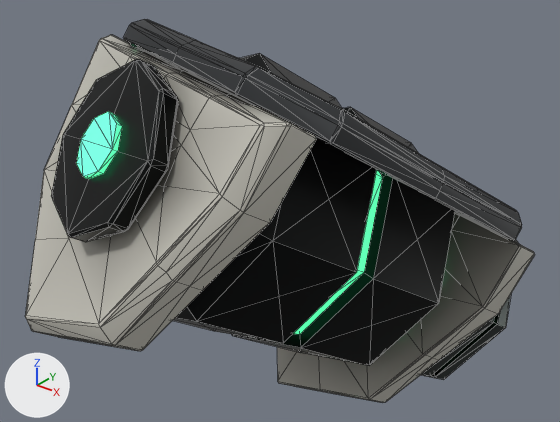
The glTF model assets/export/models/bastion.elbow_back_left.glb: old version first, new version second.
Both versions are drawn from a camera (50 mm lens) standing at (1.599, -2.013, 1.031) and looking at (-0.062, 0.064, -0.257). The axes (+X, +Y, +Z) are drawn at lower left. The lights are the same throughout. The first picture is the older version. Mesh edges are drawn as thin lines. Vertices at exactly the same position are counted once.
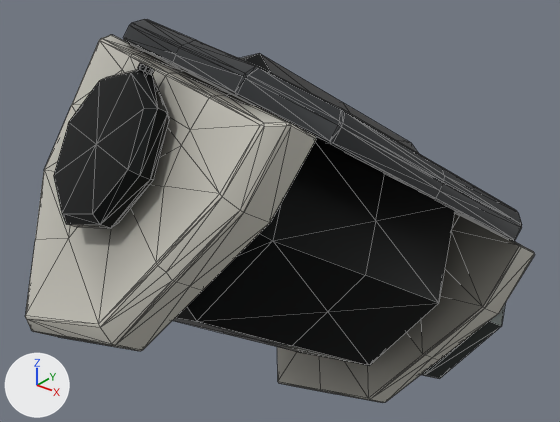
Changed parts and their boxes (x1, y1, x2, y2) in the pictures (560 x 422 px; the box of a moved part takes in the faces that stretch with it):
part 1 of me_mesh_0, added
    after: (138, 63, 154, 75)
part 2 of me_mesh_0, deleted
    before: (77, 112, 122, 179)
part 3 of me_mesh_0, moved or reshaped
    before: (421, 239, 519, 379)
    after: (421, 240, 515, 378)
part 4 of me_mesh_0, reshaped
    before: (51, 44, 316, 242)
    after: (54, 35, 316, 228)
part 5 of me_mesh_0, built on
    both: (172, 54, 455, 365)
part 6 of me_mesh_0, edited (looks the same)
    both: (26, 23, 496, 398)

Edits to the bpy script that builds the scene:
```text
Add mat_rubber:
    mat_rubber = bpy.data.materials.new('rubber')
    # nodes: BsdfPrincipled, Mix, OutputMaterial, VertexColor
    # colours: black #09090a, mixed with the vertex colours
Change me_mesh_0:
    used by ob_mesh_0; location = (0.0, 0.0, 0.0)
    remove me_mesh_0.from_pydata(...)  # 802 vertices, 1548 faces; spans x -0.72..0.78, y -0.87..1.02, z -1.18..0.46
    add me_mesh_0.from_pydata(...)  # 778 vertices, 1512 faces; spans x -0.72..0.78, y -0.87..1.0, z -1.18..0.46
    me_mesh_0 part 1: a new loose piece of 48 vertices spanning x -0.18..-0.13, y -0.5..-0.45, z 0.37..0.41, in mat_dark
    me_mesh_0 part 2: the loose piece of 16 vertices spanning x -0.31..-0.1, y -0.7..-0.57, z 0.09..0.28 is deleted
    me_mesh_0 part 3: 4 vertices moved from x 0.05..0.26, y 0.65..0.79, z -0.99..-0.92 to x 0.09..0.42, y 0.64..0.73, z -1.0..-0.91; 98 vertices removed from x -0.24..0.68, y 0.33..1.02, z -1.14..-0.28; 74 vertices added at x -0.23..0.67, y 0.35..1.0, z -1.13..-0.3
    me_mesh_0 part 4: 9 vertices moved within x -0.39..0.47, y -0.45..-0.18, z 0.31..0.37; 81 vertices removed from x -0.49..0.22, y -0.79..-0.21, z -0.27..0.42; 33 vertices added at x -0.45..0.06, y -0.78..-0.43, z -0.07..0.4
    me_mesh_0 part 5: 52 vertices removed from x -0.48..0.48, y -0.45..0.45, z -0.72..0.22; 16 vertices added at x -0.46..0.46, y -0.28..0.28, z -0.65..0.15
    me_mesh_0 part 6: 193 kept faces spanning x -0.7..0.75, y -0.87..0.87, z -1.17..0.45 get new vertex colours
    other edits to the shape of me_mesh_0 do not show in these pictures
    remove me_mesh_0.materials.append(mat_light)
    add me_mesh_0.materials.append(mat_rubber)
```
